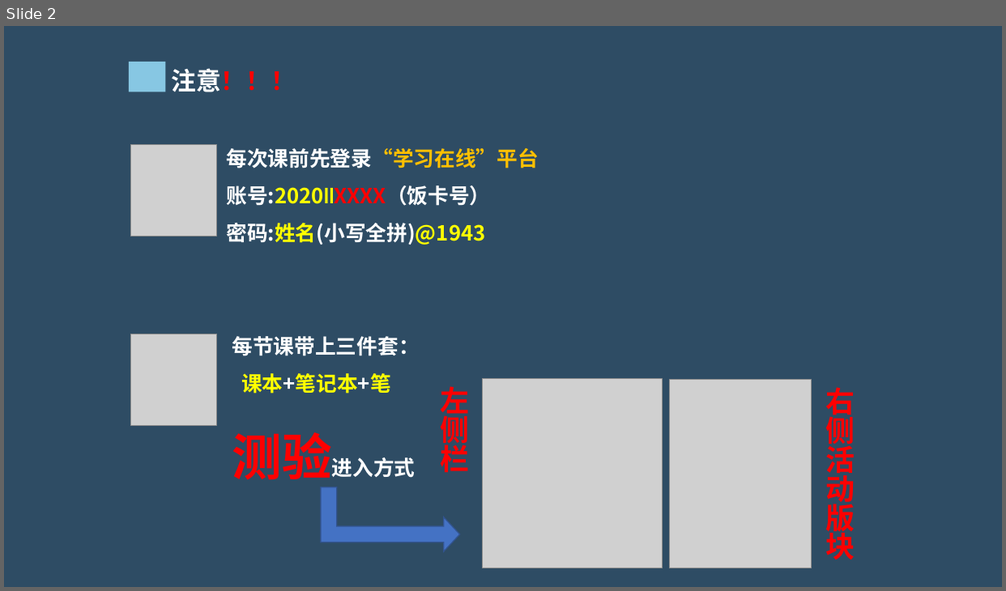
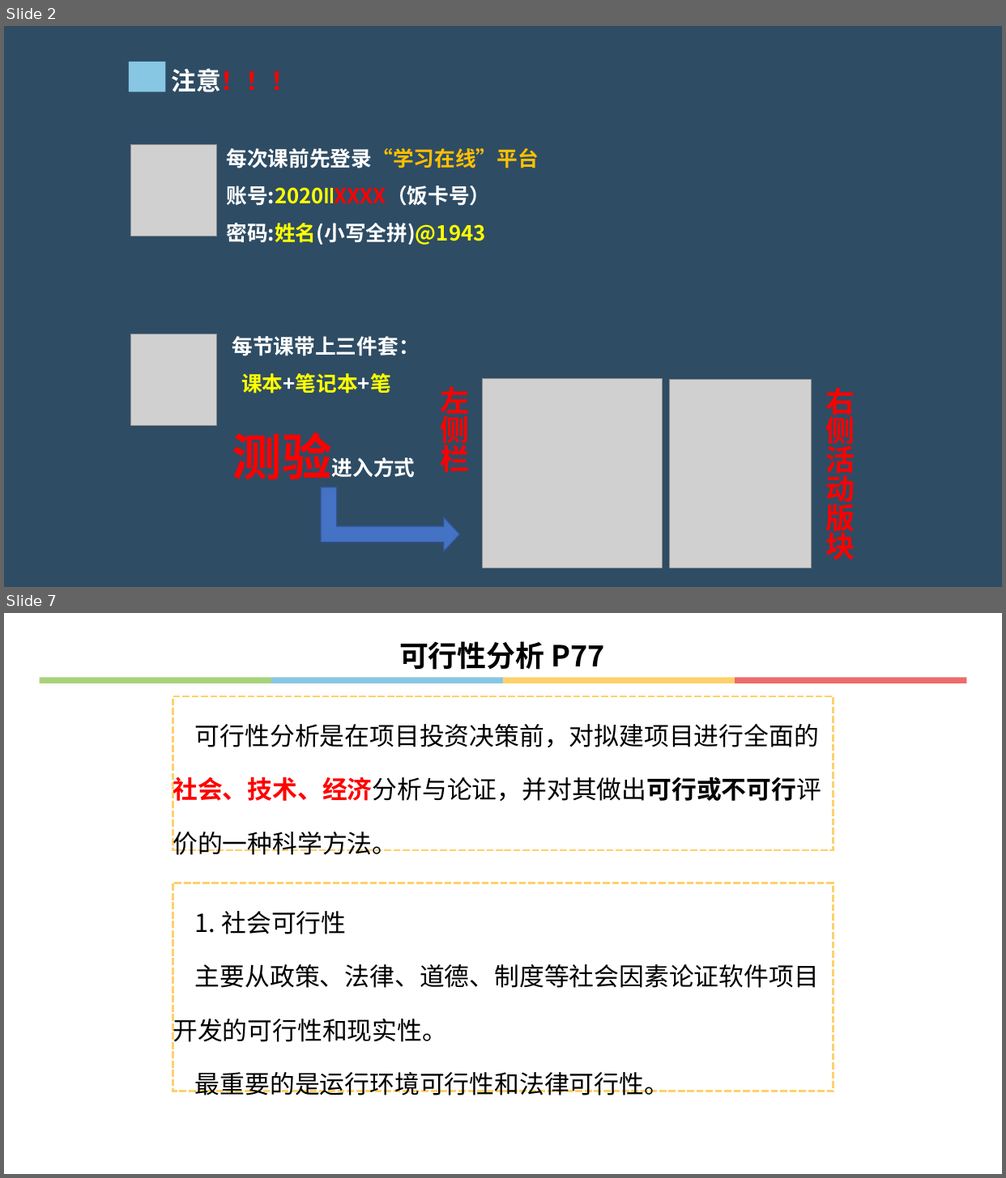
Before and after one commit to hongm32/2020design, a slide deck: 【第36课】信息系统的设计/【第36课】信息系统的设计.pptx. Shown one above the other, each under a label of ours: slide 2 before the commit, slides 2 and 7 after it; the slides between them are not shown. The pictures are 1006x591 and 1006x1178 pixels, drawn with LibreOffice and Linux fonts; fonts in the diff are those of the drawing; grey boxes stand for pictures. Boxes give left, top, right and bottom in pixels: in the first picture for what was removed or moved away, otherwise in the second. Text is boxed around its words. In the diff, an @@ line names an element or a change of style, - is before the commit and + after.

```diff
--- a/【第36课】信息系统的设计/【第36课】信息系统的设计.pptx
+++ b/【第36课】信息系统的设计/【第36课】信息系统的设计.pptx
@@ slide 7 added at [4,613,1002,1174], background #FFFFFF @@
@@ text added at [399,641,605,670], 28 pt, text #000000, bold @@
+可行性分析 P77
@@ group added at [39,677,967,683]: 4 rectangles @@
@@ rectangle added at [173,696,833,850], outline #FED16C 2.25 pt dashed, 24 pt, text #000000 @@
+可行性分析是在项目投资决策前，对拟建项目进行全面的社会、技术、经济分析与论证，并对其做出可行或不可行评价的一种科学方法。
@@ rectangle added at [173,884,833,1092], outline #FED16C 2.25 pt dashed, 24 pt, text #000000 @@
+1. 社会可行性
+主要从政策、法律、道德、制度等社会因素论证软件项目开发的可行性和现实性。
+最重要的是运行环境可行性和法律可行性。
```
Also in this commit, not shown: 22 other slides added, 12 other files.
